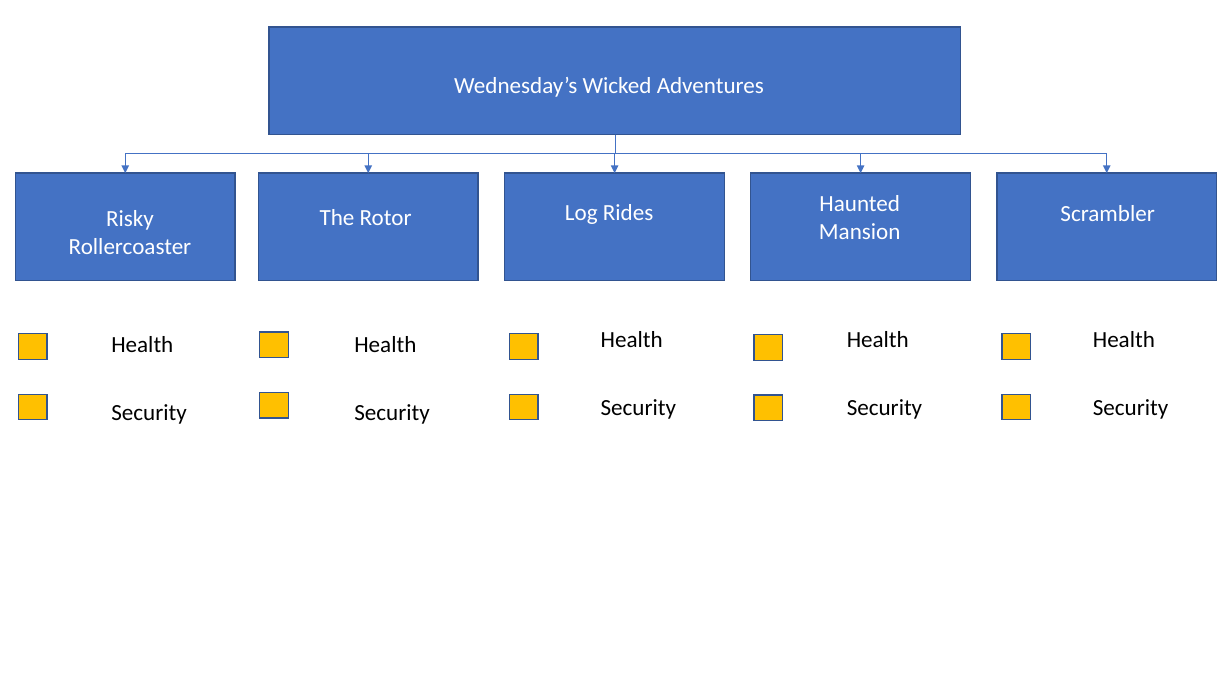
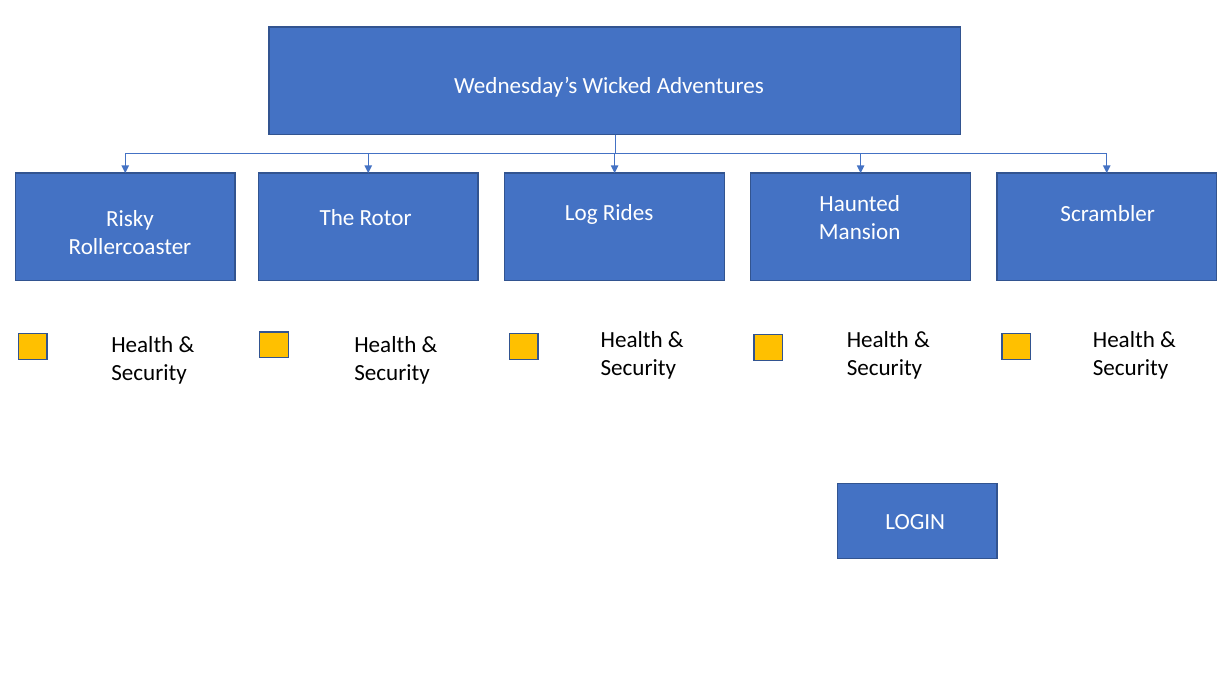
Before and after one commit to devopslecturer/awmsc2022, a slide deck: slide 1 of Themepark sample.pptx. Drawn at 1232x693 pixels with LibreOffice and Linux fonts; fonts in the diff are those of the drawing. Boxes give left, top, right and bottom in pixels: in the first picture for what was removed or moved away, otherwise in the second. Text is boxed around its words. In the diff, an @@ line names an element or a change of style, - is before the commit and + after.

```diff
--- a/Themepark sample.pptx
+++ b/Themepark sample.pptx
@@ text at [111, 336, 186, 384]: text changed @@
-Health
+Health & Security
@@ text at [354, 336, 429, 384]: text changed @@
-Health
+Health & Security
@@ text at [601, 331, 676, 379]: text changed @@
-Health
+Health & Security
@@ text at [847, 331, 922, 379]: text changed @@
-Health
+Health & Security
@@ text at [1093, 331, 1168, 379]: text changed @@
-Health
+Health & Security
@@ rectangle removed at [18, 395, 47, 421] @@
@@ text removed at [111, 404, 186, 424] @@
-Security
@@ rectangle removed at [260, 393, 288, 419] @@
@@ text removed at [354, 404, 429, 424] @@
-Security
@@ rectangle removed at [509, 395, 538, 421] @@
@@ text removed at [601, 399, 676, 419] @@
-Security
@@ rectangle removed at [754, 396, 783, 421] @@
@@ text removed at [847, 399, 922, 419] @@
-Security
@@ rectangle removed at [1002, 395, 1031, 421] @@
@@ text removed at [1093, 399, 1168, 419] @@
-Security
@@ rectangle added at [838, 483, 997, 558], fill #4472C4, outline #325491 1 pt @@
@@ text added at [885, 514, 945, 529], 18 pt, text #FFFFFF @@
+LOGIN
```
Also in this commit, not shown: 1 other file.
